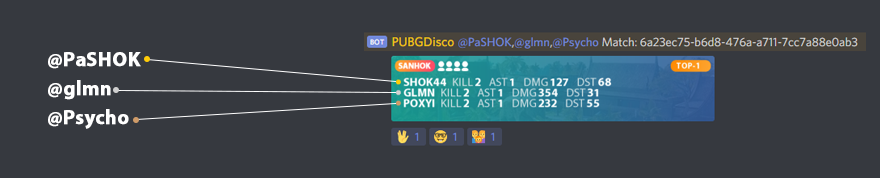
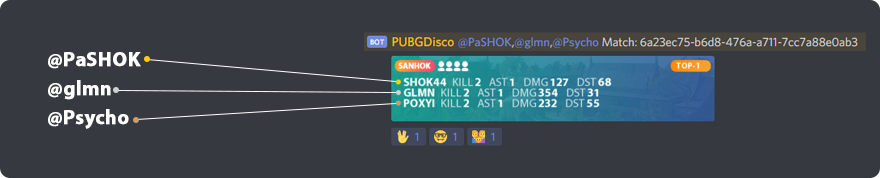
Before/after of a 880 x 178 layered artwork. What changed in the layer stack:
added layer "Rounded Rectangle 1" above "Background" over [0, 0, 880, 178]
hid "Background" over [0, 0, 880, 178]
